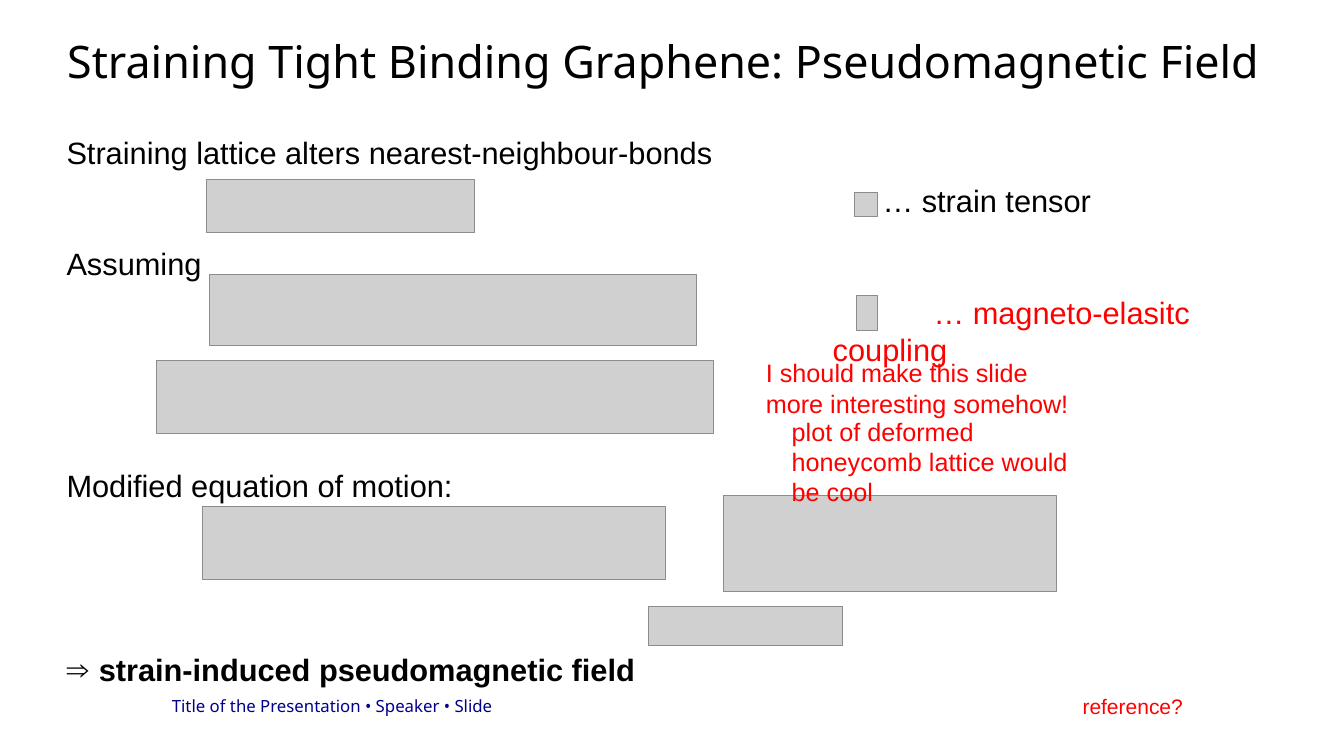
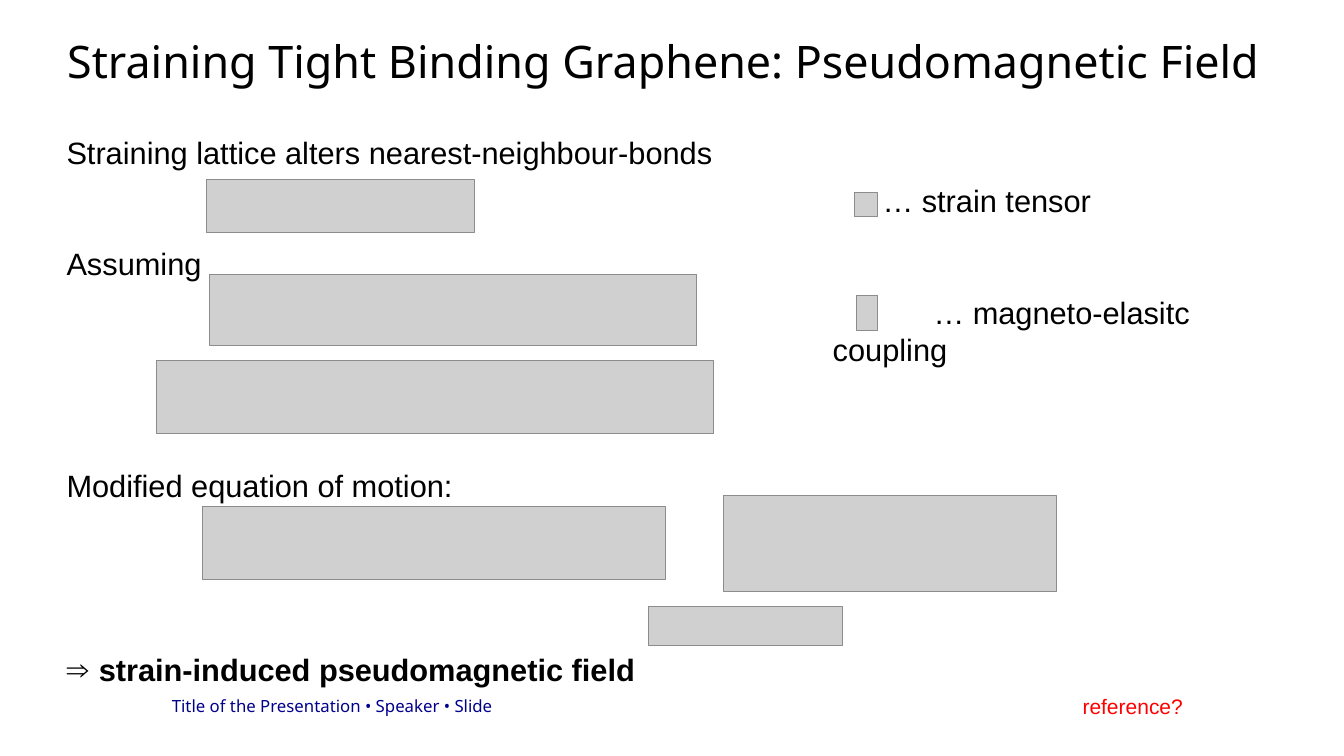
Before and after one commit to ElSickleRick/MP_wiki, a slide deck: slide 4 of WARB_presentation/präsi.odp. Drawn at 1344x756 pixels with LibreOffice and Linux fonts; fonts in the diff are those of the drawing; grey boxes stand for pictures; background and template pictures are left out. Boxes give left, top, right and bottom in pixels: in the first picture for what was removed or moved away, otherwise in the second. Text is boxed around its words. In the diff, an @@ line names an element or a change of style, - is before the commit and + after.

```diff
--- a/WARB_presentation/präsi.odp
+++ b/WARB_presentation/präsi.odp
@@ text "… magneto-elasitc coupling" at (833,301,1190,367): text colour #FF0000 to #000000 @@
@@ text removed at (766,362,1068,418) @@
-I should make this slide more interesting somehow!
@@ text removed at (792,422,1068,507) @@
-plot of deformed honeycomb lattice would be cool
```
Also in this commit, not shown: 4 other slides changed, 1 slide added, 8 other files.
